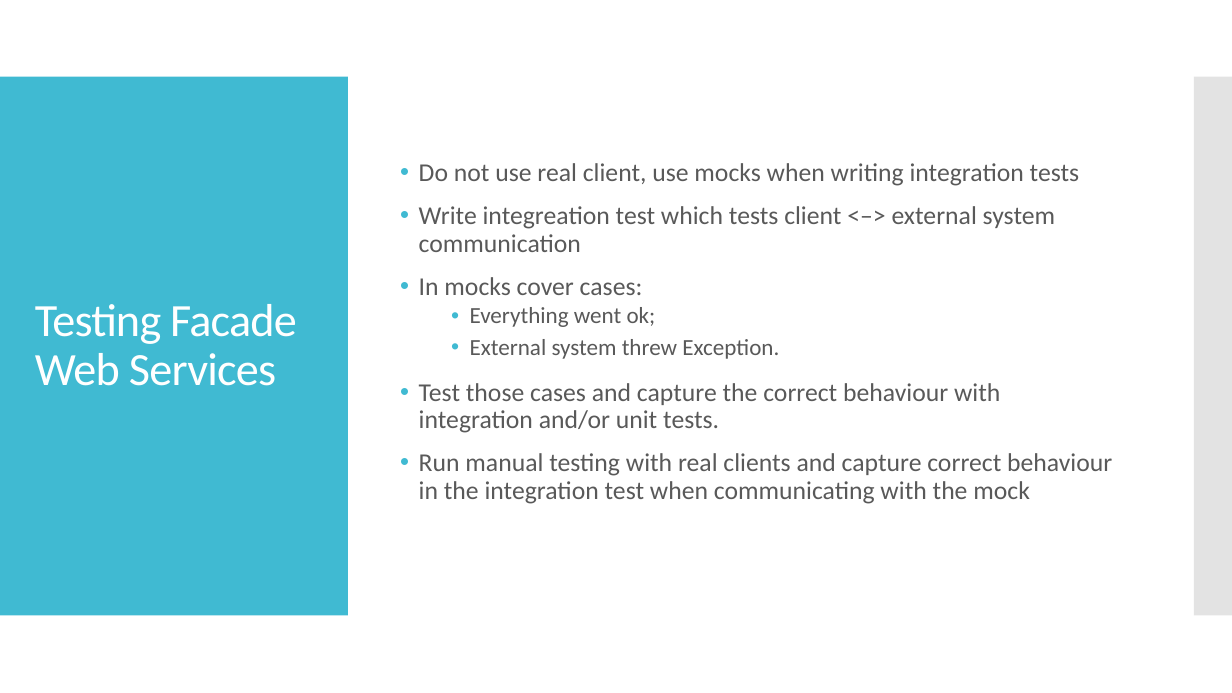
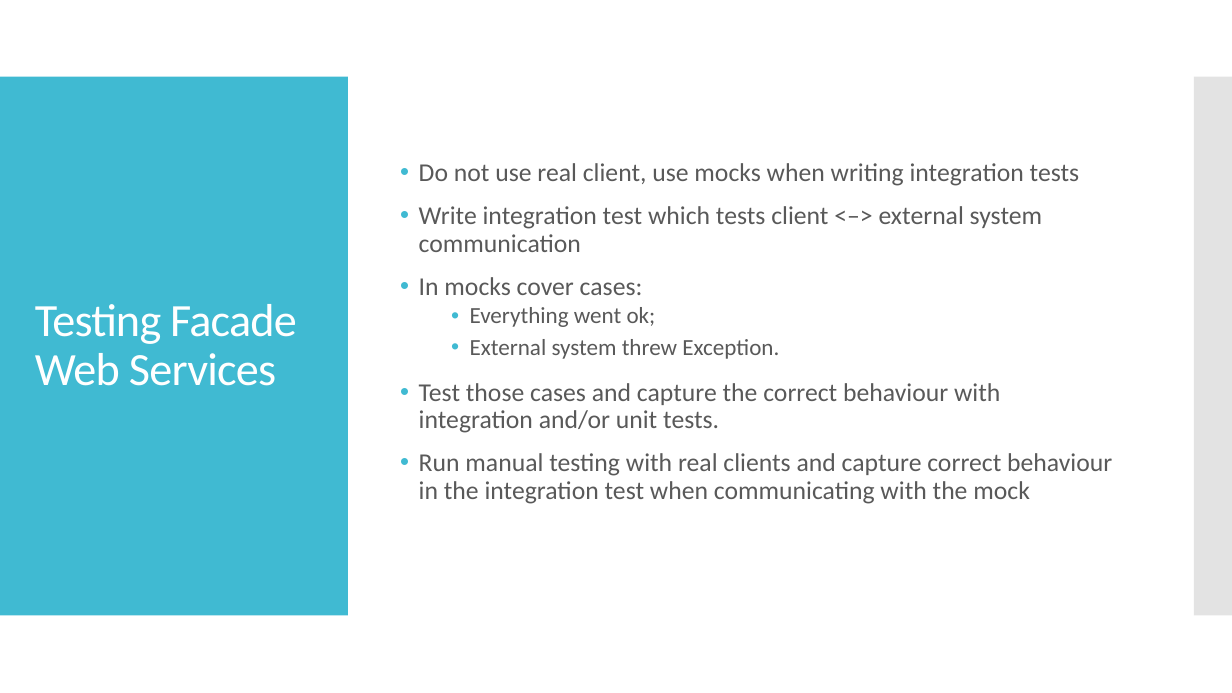
Before and after one commit to ivlahek/presentation.testing, a slide deck: slide 17 of Presentation.pptx (slide 16 before the commit). Drawn at 1232x693 pixels with LibreOffice and Linux fonts; fonts in the diff are those of the drawing. Boxes give left, top, right and bottom in pixels: in the first picture for what was removed or moved away, otherwise in the second. Text is boxed around its words. In the diff, an @@ line names an element or a change of style, - is before the commit and + after.

```diff
--- a/Presentation.pptx
+++ b/Presentation.pptx
@@ text at [419,206,1042,252]: text changed @@
-• Write integreation test which tests client <–> external system communication
+• Write integration test which tests client <–> external system communication
```
Also in this commit, not shown: 9 other slides changed, 1 slide added.
